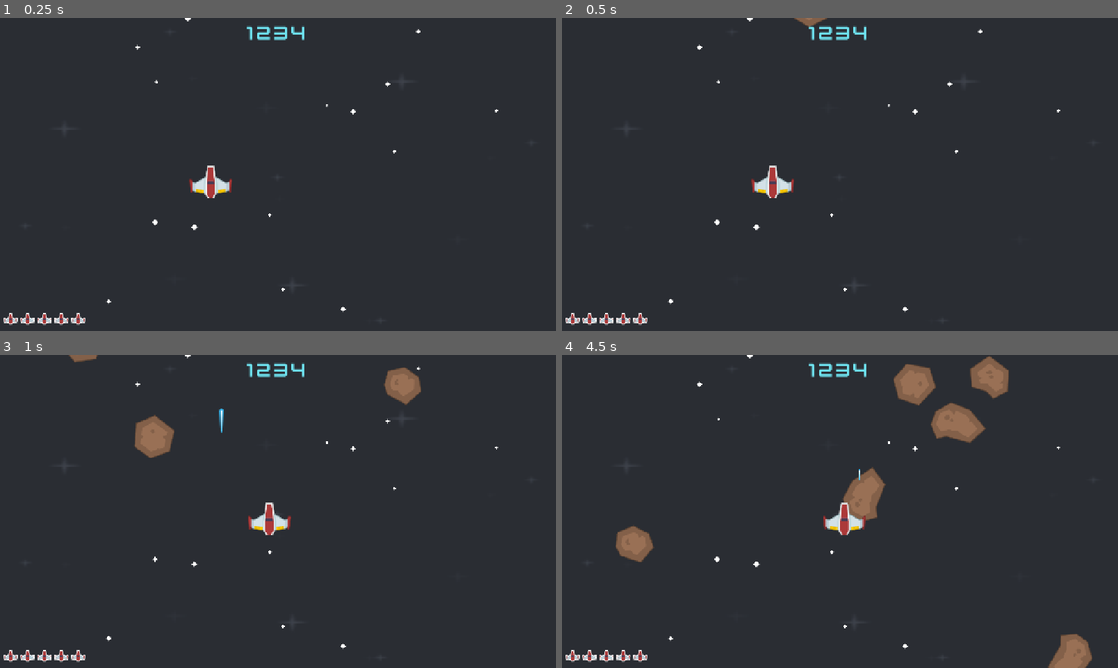
Above: before the commit, frames 1-4 (two rows, left to right).
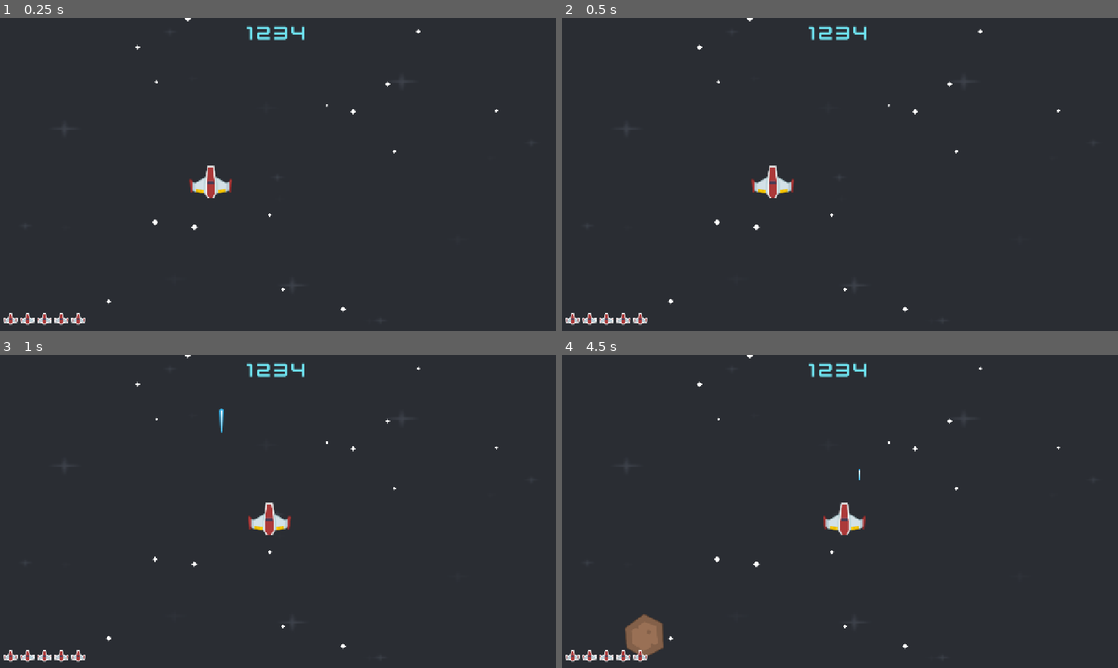
Above: after the commit, the same moments.

Repository: JulianNicholls/NetNinja-Godot-Tutorial
Game: Godot game, scene res://scenes/level.tscn
Two runs of this game, one before a commit and one after it. Both use one fixed random seed, a clock stepped at 60 frames per second and the inputs below.
Inputs:
- Up to frame 1 (0.25 s): no input
- Up to frame 2 (0.5 s): no input
- Up to frame 3 (1 s): hold Right (right) from 0.53 s (still down); tap Space (shoot) at 0.6 s
- Up to frame 4 (4.5 s): release Right (right) at 1.28 s; hold Down (down) 1.28-2.03 s; tap Space (shoot) every 0.75 s from 1.35 to 4.35 s; hold Right (right) 2.03-2.78 s; hold Up (up) 2.78-3.53 s; hold Left (left) from 3.53 s (still down)

Frame 1 is identical in both runs. In frame 2, less than 0.1% of the frame differs, in the area x 41-48%, y 0-3%; in frame 3, 1.4%; in frame 4, 5.0%, in the area x 9-96%, y 0-100%.

Commit message:
Set up health

Diff:
--- a/project.godot
+++ b/project.godot
@@ -26,6 +26,10 @@
 window/size/viewport_height=720
 window/stretch/mode="canvas_items"
 window/stretch/aspect="expand"
+
+[global_group]
+
+UI="UI Group"
 
 [input]
 
--- a/scenes/game_over.tscn
+++ b/scenes/game_over.tscn
@@ -5,10 +5,11 @@
 
 [node name="GameOver" type="CanvasLayer" unique_id=1627679039]
 
-[node name="ColorRect" type="ColorRect" parent="." unique_id=485013929]
+[node name="BG" type="ColorRect" parent="." unique_id=485013929]
 offset_right = 1287.0
 offset_bottom = 723.0
 color = Color(0.22745098, 0.18039216, 0.24705882, 1)
+metadata/_edit_lock_ = true
 
 [node name="VBoxContainer" type="VBoxContainer" parent="." unique_id=1954039228]
 anchors_preset = 8
@@ -52,4 +53,4 @@
 [node name="Label" type="Label" parent="CenterContainer/MarginContainer" unique_id=1381720869]
 layout_mode = 2
 theme_override_fonts/font = ExtResource("2_tbwuq")
-text = "space to start again"
+text = "press space to start again"
--- a/scenes/level.gd
+++ b/scenes/level.gd
@@ -1,4 +1,6 @@
 extends Node2D
+
+var health := 5
 
 # 1. Load the scenes
 var meteor_scene: PackedScene = load("res://scenes/meteor.tscn")
@@ -21,6 +23,9 @@
 		 # Set speed
 		star.speed_scale = rng.randf_range(0.6, 1.4)
 
+	# Set up health etc
+	get_tree().call_group('UI', 'set_health', health)
+
 func _on_meteor_timer_timeout() -> void:
 	# 2. Create an instance
 	var meteor	:= meteor_scene.instantiate()
@@ -30,6 +35,15 @@
 	# 3. Attach the scene to the tree
 	$Meteors.add_child(meteor)
 
+	# 4. Connect the signal
+	meteor.connect('collision', _on_meteor_collision)
+
+func _on_meteor_collision() -> void:
+	health -= 1
+	get_tree().call_group('UI', 'set_health', health)
+	if health <= 0:
+		get_tree().change_scene_to_file('res://scenes/game_over.tscn')
+
 func _on_player_laser(pos: Vector2) -> void:
 	# 2. Create an instance
 	var laser := laser_scene.instantiate()
--- a/scenes/level.tscn
+++ b/scenes/level.tscn
@@ -190,7 +190,7 @@
 [node name="UI" parent="." unique_id=993080771 instance=ExtResource("6_2r41h")]
 
 [node name="MeteorTimer" type="Timer" parent="." unique_id=55861696]
-wait_time = 0.299
+wait_time = 0.947
 autostart = true
 
 [connection signal="laser" from="Player" to="." method="_on_player_laser"]
--- a/scenes/meteor.gd
+++ b/scenes/meteor.gd
@@ -1,4 +1,6 @@
 extends Area2D
+
+signal collision
 
 var speed: int;
 var rot: float
@@ -25,6 +27,5 @@
 	position += Vector2(dirX, 1.0) * speed * delta
 	rotation += rot * delta
 
-func _on_body_entered(body: Node2D) -> void:
-	print('Bang!') # Replace with function body.
-	print(body)
+func _on_body_entered(_body: Node2D) -> void:
+	collision.emit()
--- /dev/null
+++ b/scenes/ui.gd
@@ -0,0 +1,17 @@
+extends CanvasLayer
+
+static var life_filename := 'res://assets/PNG/UI/playerLife1_red.png'
+
+func set_health(amount: int) -> void:
+	print('set_health: ', amount)
+
+	# remove previous ships from LifeContainer
+	for child in $MarginContainer2/LifeContainer.get_children():
+		child.queue_free()
+
+	# Put back the health amount
+	for i in amount:
+		var texture_rect = TextureRect.new()
+		texture_rect.texture = load(life_filename)
+		texture_rect.stretch_mode = TextureRect.STRETCH_KEEP
+		$MarginContainer2/LifeContainer.add_child(texture_rect)
--- a/scenes/ui.tscn
+++ b/scenes/ui.tscn
@@ -1,9 +1,10 @@
 [gd_scene format=3 uid="uid://dn1vdyt00eyk8"]
 
 [ext_resource type="FontFile" uid="uid://cihgbg0n5r4v7" path="res://assets/Bonus/kenvector_future.ttf" id="1_x4jx1"]
-[ext_resource type="Texture2D" uid="uid://dyxd7o6sfffw5" path="res://assets/PNG/UI/playerLife1_red.png" id="2_yev5y"]
+[ext_resource type="Script" uid="uid://6ltvkpoycl4j" path="res://scenes/ui.gd" id="1_yev5y"]
 
-[node name="UI" type="CanvasLayer" unique_id=993080771]
+[node name="UI" type="CanvasLayer" unique_id=993080771 groups=["UI"]]
+script = ExtResource("1_yev5y")
 
 [node name="MarginContainer" type="MarginContainer" parent="." unique_id=1462143065]
 anchors_preset = 5
@@ -32,31 +33,6 @@
 grow_vertical = 0
 theme_override_constants/margin_left = 8
 
-[node name="HBoxContainer" type="HBoxContainer" parent="MarginContainer2" unique_id=1843438074]
+[node name="LifeContainer" type="HBoxContainer" parent="MarginContainer2" unique_id=1843438074]
 layout_mode = 2
 theme_override_constants/separation = 6
-
-[node name="Ship1" type="TextureRect" parent="MarginContainer2/HBoxContainer" unique_id=630686899]
-layout_mode = 2
-texture = ExtResource("2_yev5y")
-stretch_mode = 2
-
-[node name="Ship2" type="TextureRect" parent="MarginContainer2/HBoxContainer" unique_id=1068926187]
-layout_mode = 2
-texture = ExtResource("2_yev5y")
-stretch_mode = 2
-
-[node name="Ship3" type="TextureRect" parent="MarginContainer2/HBoxContainer" unique_id=679671636]
-layout_mode = 2
-texture = ExtResource("2_yev5y")
-stretch_mode = 2
-
-[node name="Ship4" type="TextureRect" parent="MarginContainer2/HBoxContainer" unique_id=2076449695]
-layout_mode = 2
-texture = ExtResource("2_yev5y")
-stretch_mode = 2
-
-[node name="Ship5" type="TextureRect" parent="MarginContainer2/HBoxContainer" unique_id=250420054]
-layout_mode = 2
-texture = ExtResource("2_yev5y")
-stretch_mode = 2
Not shown, added: scenes/ui.gd.uid
